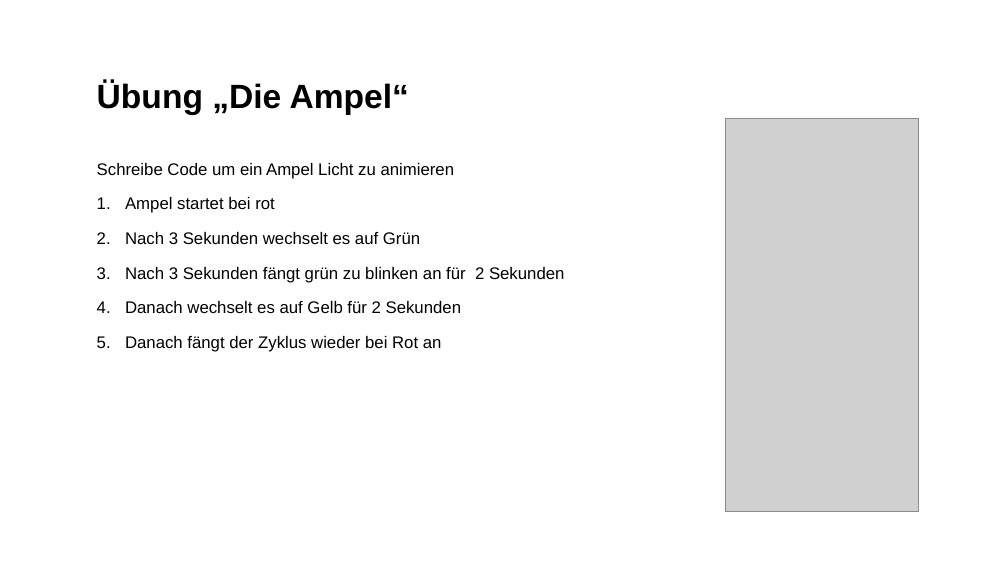
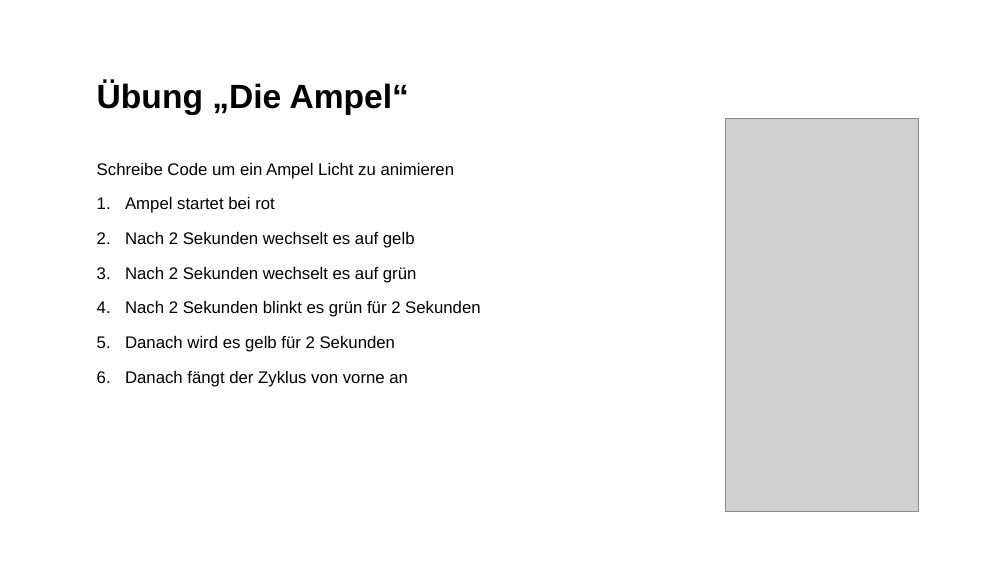
Before and after one commit to Holdo89/Webentwicklung_24_25, a slide deck: slide 10 of 3. CSS/Slides/CSS Transformation&Animation.pptx. Drawn at 1008x567 pixels with LibreOffice and Linux fonts; fonts in the diff are those of the drawing; grey boxes stand for pictures; background and template pictures are left out. Boxes give left, top, right and bottom in pixels: in the first picture for what was removed or moved away, otherwise in the second. Text is boxed around its words. In the diff, an @@ line names an element or a change of style, - is before the commit and + after.

Commit message:
object and arrays übungen

```diff
--- a/3. CSS/Slides/CSS Transformation&Animation.pptx
+++ b/3. CSS/Slides/CSS Transformation&Animation.pptx
@@ text at [125,232,480,387]: text changed @@
-2. Nach 3 Sekunden wechselt es auf Grün
-3. Nach 3 Sekunden fängt grün zu blinken an für 2 Sekunden
-4. Danach wechselt es auf Gelb für 2 Sekunden
-5. Danach fängt der Zyklus wieder bei Rot an
+2. Nach 2 Sekunden wechselt es auf gelb
+3. Nach 2 Sekunden wechselt es auf grün
+4. Nach 2 Sekunden blinkt es grün für 2 Sekunden
+5. Danach wird es gelb für 2 Sekunden
+6. Danach fängt der Zyklus von vorne an
```
Also in this commit, not shown: 13 other files.
